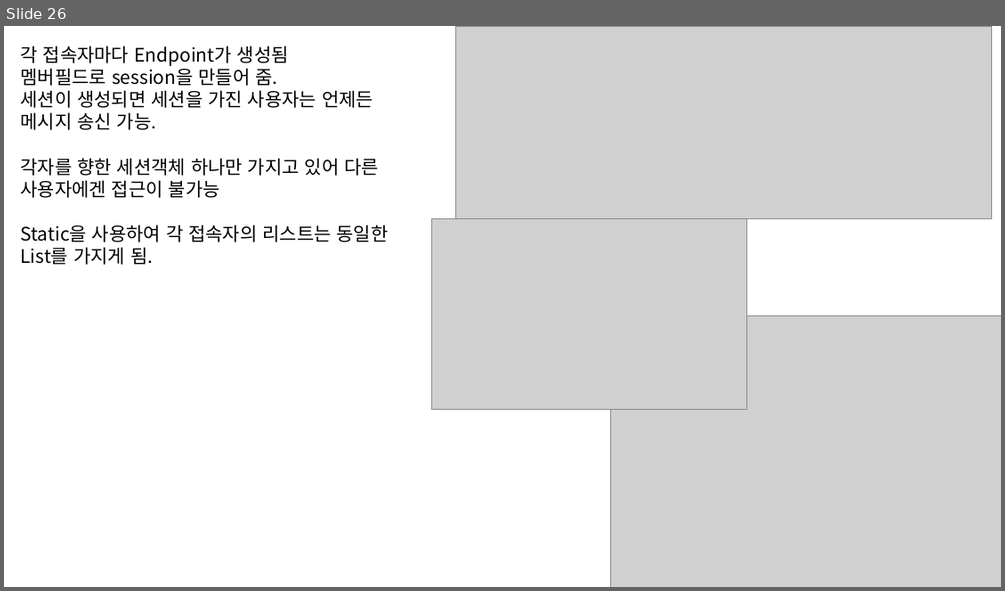
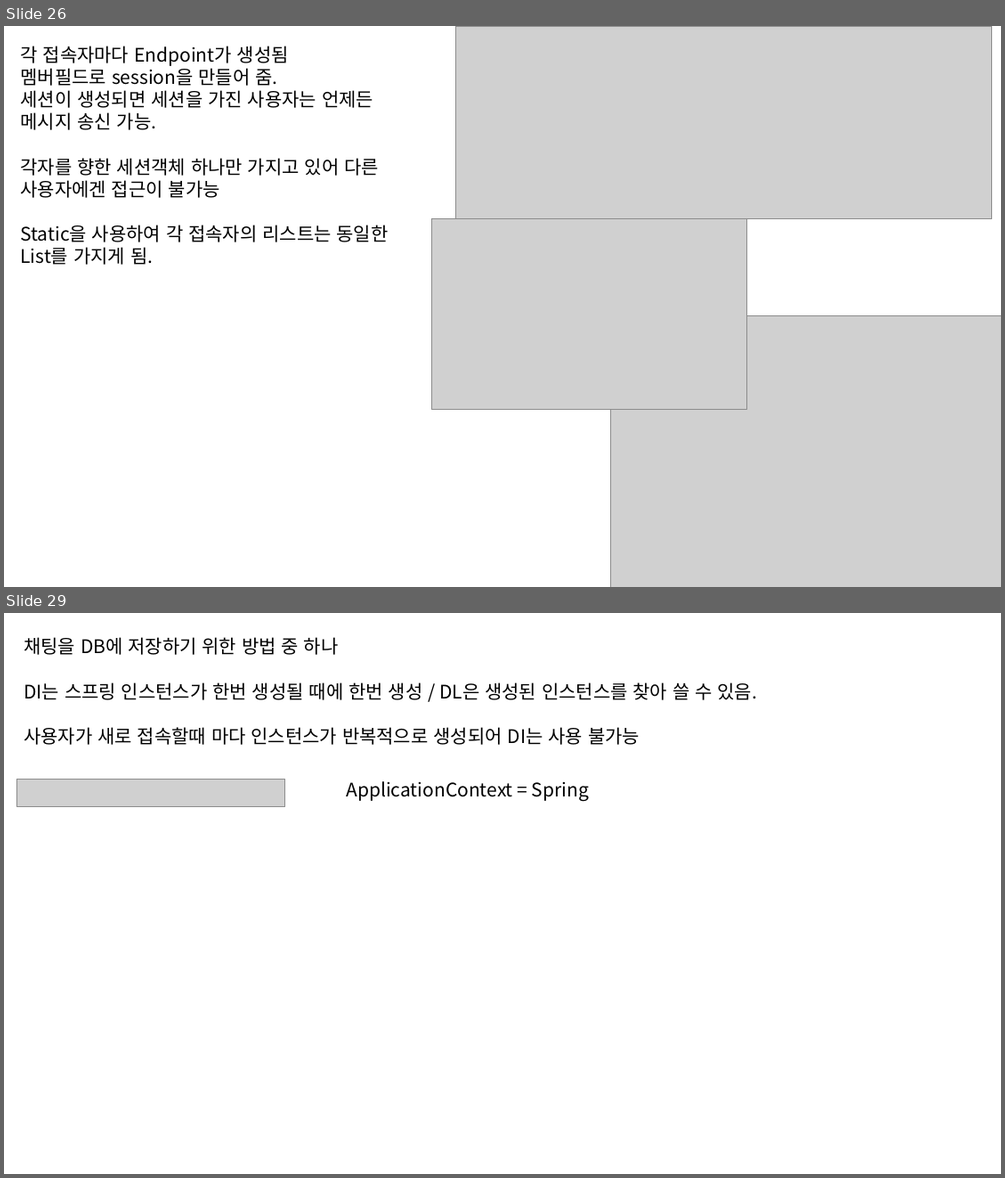
Before and after one commit to HSungJun/AfterSemi, a slide deck: STSWorkspace/Spring.pptx. Shown one above the other, each under a label of ours: slide 26 before the commit, slides 26 and 29 after it; the slides between them are not shown. The pictures are 1005x591 and 1005x1178 pixels, drawn with LibreOffice and Linux fonts; fonts in the diff are those of the drawing; grey boxes stand for pictures. Boxes give left, top, right and bottom in pixels: in the first picture for what was removed or moved away, otherwise in the second. Text is boxed around its words. In the diff, an @@ line names an element or a change of style, - is before the commit and + after.

```diff
--- a/STSWorkspace/Spring.pptx
+++ b/STSWorkspace/Spring.pptx
@@ slide 29 added at bbox=[4, 613, 1001, 1174], background #FFFFFF @@
@@ text added at bbox=[24, 637, 756, 745], 18 pt, text #000000 @@
+채팅을 DB에 저장하기 위한 방법 중 하나
+DI는 스프링 인스턴스가 한번 생성될 때에 한번 생성 / DL은 생성된 인스턴스를 찾아 쓸 수 있음.
+사용자가 새로 접속할때 마다 인스턴스가 반복적으로 생성되어 DI는 사용 불가능
@@ picture added at bbox=[16, 779, 285, 806] @@
@@ text added at bbox=[346, 781, 589, 801], 18 pt, text #000000 @@
+ApplicationContext = Spring
```
Also in this commit, not shown: 2 other slides added, 24 other files.
